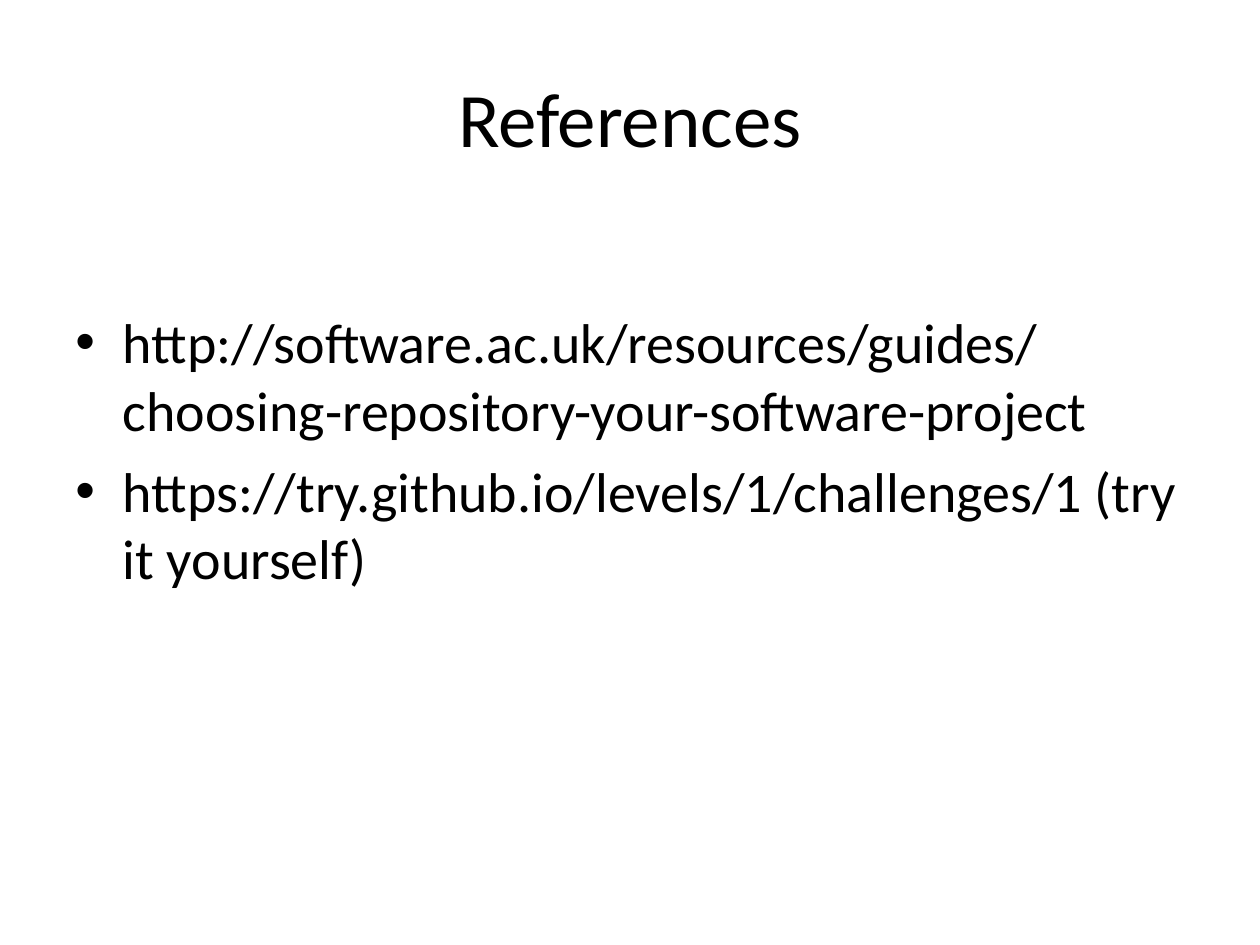
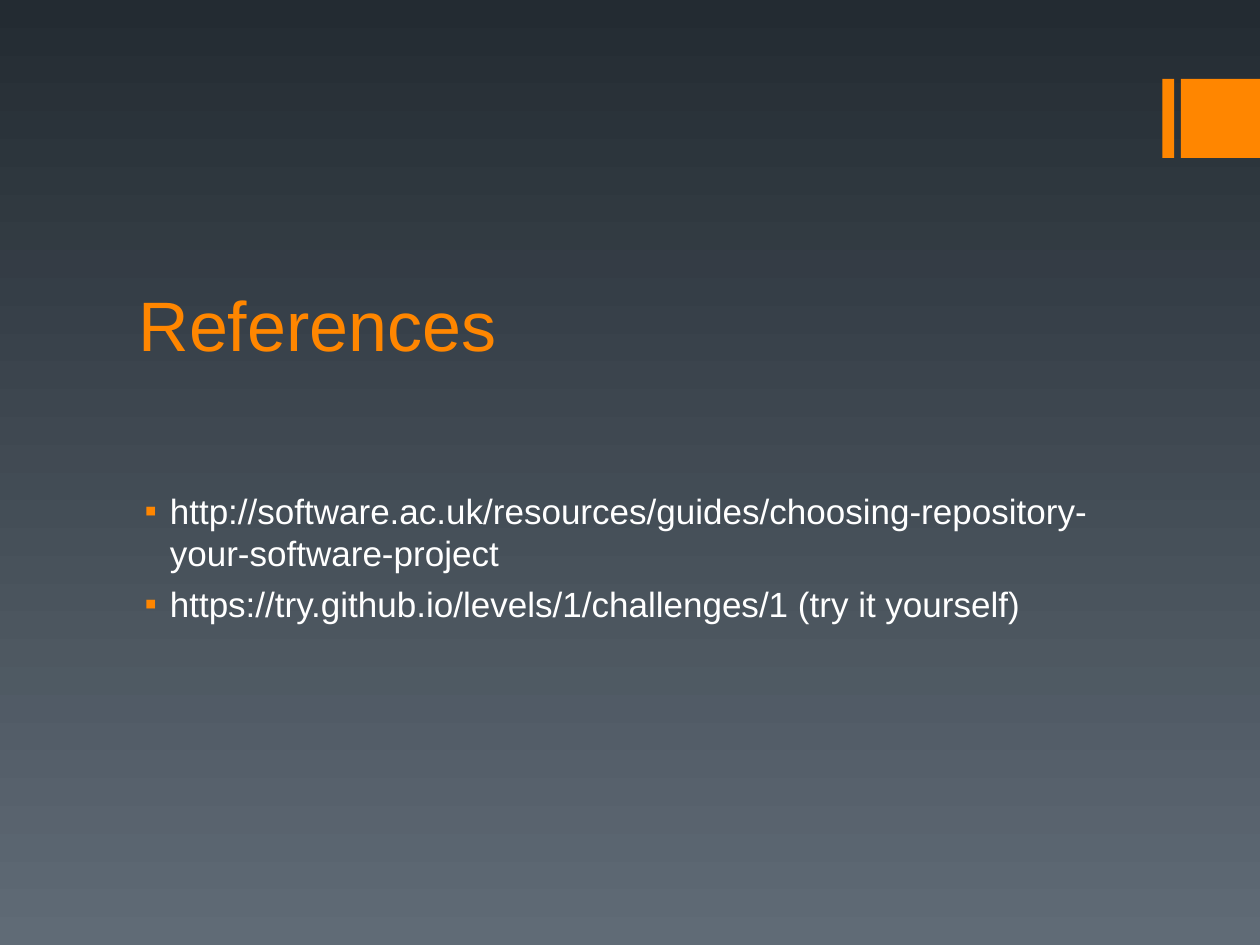
Before and after one commit to gdgcluj/first-steps-into, a slide deck: slide 8 of GitHub.ppt. Drawn at 1260x945 pixels with LibreOffice and Linux fonts; fonts in the diff are those of the drawing. Boxes give left, top, right and bottom in pixels: in the first picture for what was removed or moved away, otherwise in the second. Text is boxed around its words. In the diff, an @@ line names an element or a change of style, - is before the commit and + after.

```diff
--- a/GitHub.ppt
+++ b/GitHub.ppt
@@ background #FFFFFF to gradient #232B32 to #606B76 @@
@@ rectangle added at (1163,79,1174,159), fill #FF8600 @@
@@ rectangle added at (1181,79,1260,159), fill #FF8600 @@
@@ title "References": place and size @@
-title "References" at (458,94,801,148)
+title "References" at (139,300,497,352)
@@ title "References" at (139,300,497,352): size 44 to 40 pt, font Calibri to Arial, text colour #000000 to #FF8600; alignment centre to left; vertical alignment middle to bottom @@
@@ text "http://software.ac.uk/resources/guides/choosing-repository-y ...": place and size @@
-text "http://software.ac.uk/resources/guides/choosing-repository-y ..." at (123,324,1176,588)
+text "http://software.ac.uk/resources/guides/choosing-repository-y ..." at (170,498,1087,623)
@@ text "http://software.ac.uk/resources/guides/choosing-repository-y ..." at (170,498,1087,623): size 32 to 20 pt, font Calibri to Arial, text colour #000000 to #FFFFFF; bullet • to ▪; less space between paragraphs; bullet colour #000000 to #FF8600 @@
```
Also in this commit, not shown: 8 other slides changed.
